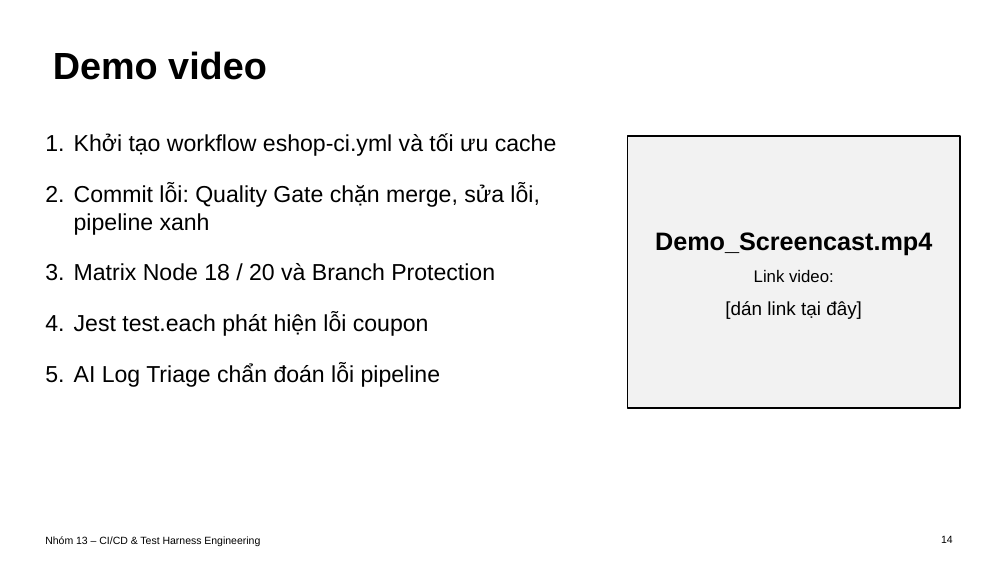
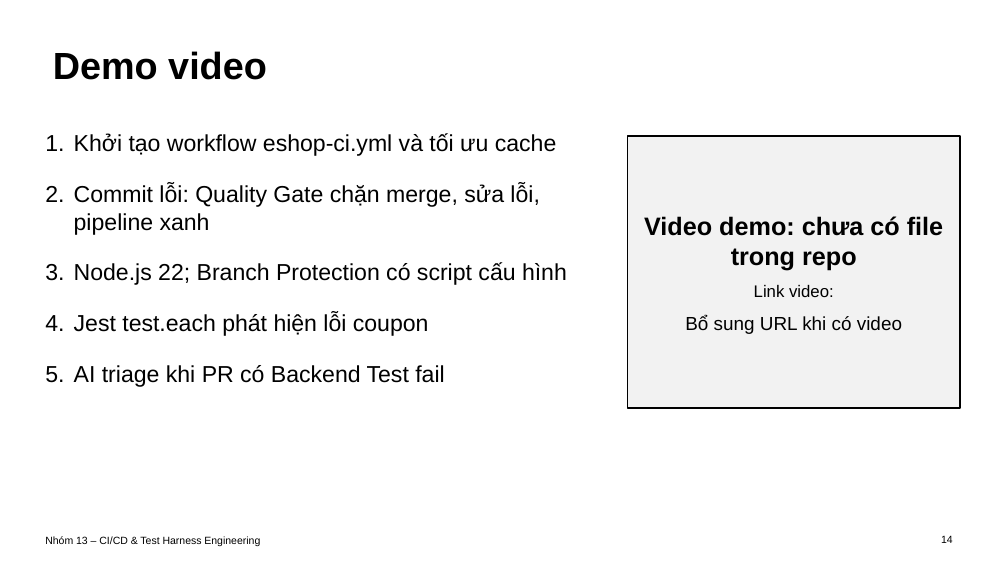
Before and after one commit to SoftwareTesting-Group13/eshop-sut-seminar, a slide deck: slide 14 of docs/seminar_slide.pptx. Drawn at 1008x567 pixels with LibreOffice and Linux fonts; fonts in the diff are those of the drawing. Boxes give left, top, right and bottom in pixels: in the first picture for what was removed or moved away, otherwise in the second. Text is boxed around its words. In the diff, an @@ line names an element or a change of style, - is before the commit and + after.

```diff
--- a/docs/seminar_slide.pptx
+++ b/docs/seminar_slide.pptx
@@ text in rectangle at box(644, 216, 943, 271): text changed @@
-Demo_Screencast.mp4
+Video demo: chưa có file trong repo
@@ text at box(74, 262, 567, 285): text changed @@
-3. Matrix Node 18 / 20 và Branch Protection
+3. Node.js 22; Branch Protection có script cấu hình
@@ text in rectangle at box(685, 315, 902, 334): text changed @@
-[dán link tại đây]
+Bổ sung URL khi có video
@@ text at box(74, 365, 444, 387): text changed @@
-5. AI Log Triage chẩn đoán lỗi pipeline
+5. AI triage khi PR có Backend Test fail
```
Also in this commit, not shown: 10 other slides changed, 3 other files.
